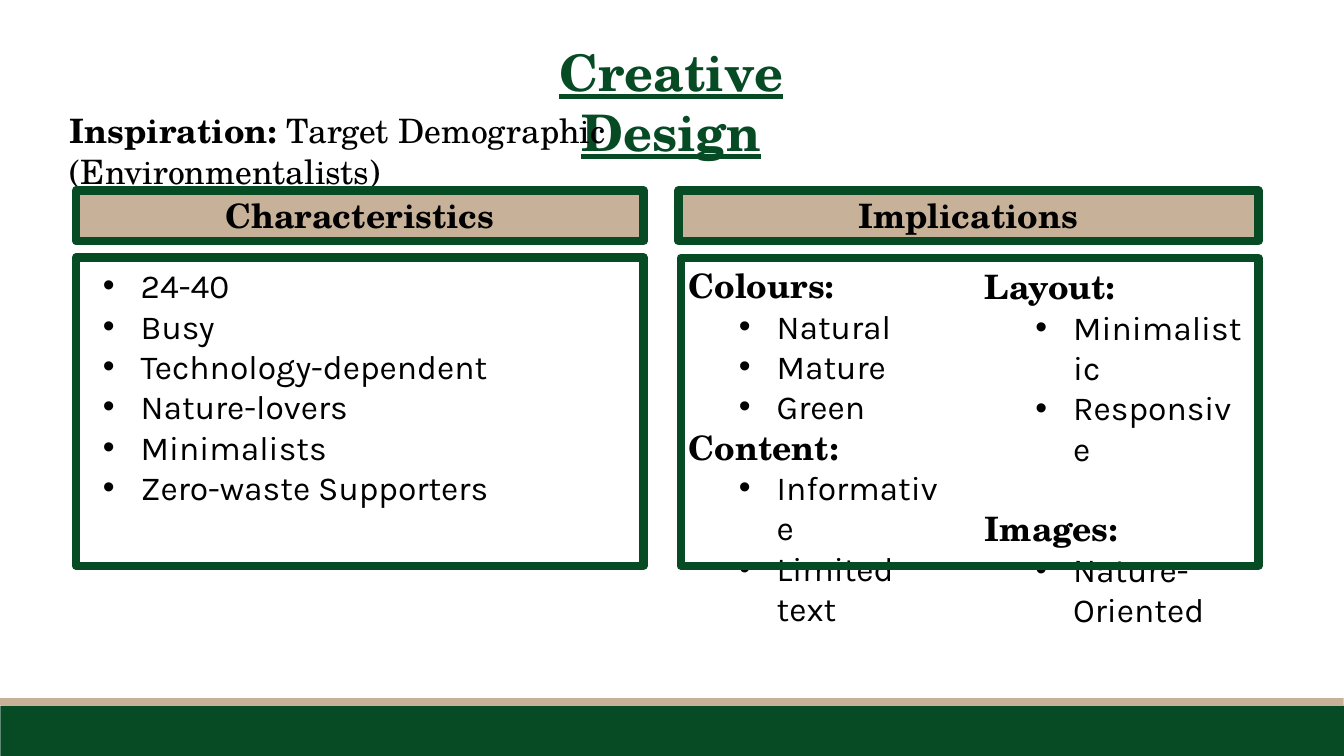
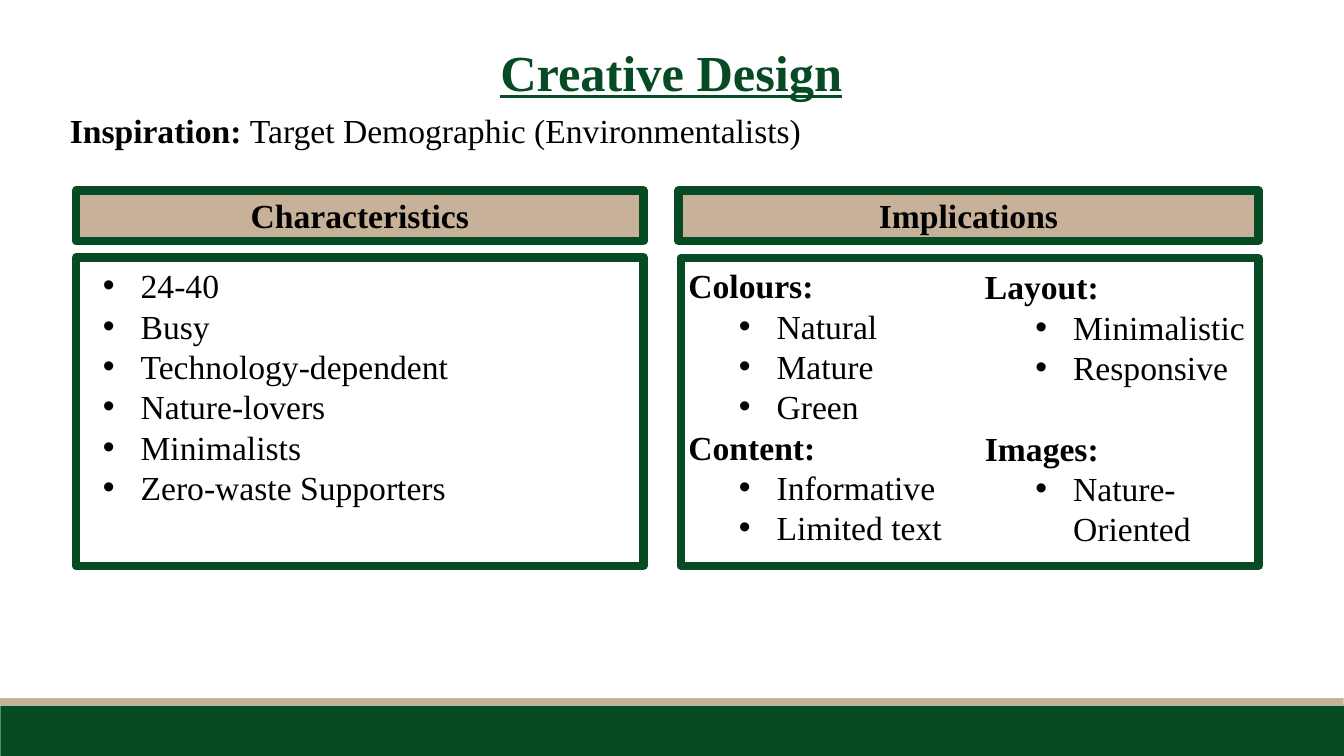
Before and after one commit to dufo0062/dufo0062.github.io, a slide deck: slide 3 of final/dufour_kathryn_final.pptx. Drawn at 1344x756 pixels with LibreOffice and Linux fonts; fonts in the diff are those of the drawing. Boxes give left, top, right and bottom in pixels: in the first picture for what was removed or moved away, otherwise in the second. Text is boxed around its words. In the diff, an @@ line names an element or a change of style, - is before the commit and + after.

```diff
--- a/final/dufour_kathryn_final.pptx
+++ b/final/dufour_kathryn_final.pptx
@@ font TeX Gyre Schola to Times New Roman in 4 elements at (70,119,801,150), (77,191,644,241), (679,191,1258,241), (500,56,843,101) @@
@@ text "Creative Design": place and size @@
-text "Creative Design" at (559,54,783,162)
+text "Creative Design" at (500,56,843,101)
@@ text "24-40" at (141,275,448,506): font Karla to Times New Roman @@
@@ text "Colours:" at (688,274,941,541): font TeX Gyre Schola to Times New Roman in "Colours:", "Content:"; font Karla to Times New Roman in "Natural", "Mature", "Green", "Informative" and 1 more places @@
@@ text "Layout:" at (985,277,1245,542): font TeX Gyre Schola to Times New Roman in "Layout:", "Images:"; font Karla to Times New Roman in "Minimalistic", "Responsive", "Nature-Oriented" @@
```
Also in this commit, not shown: 15 other slides changed.
